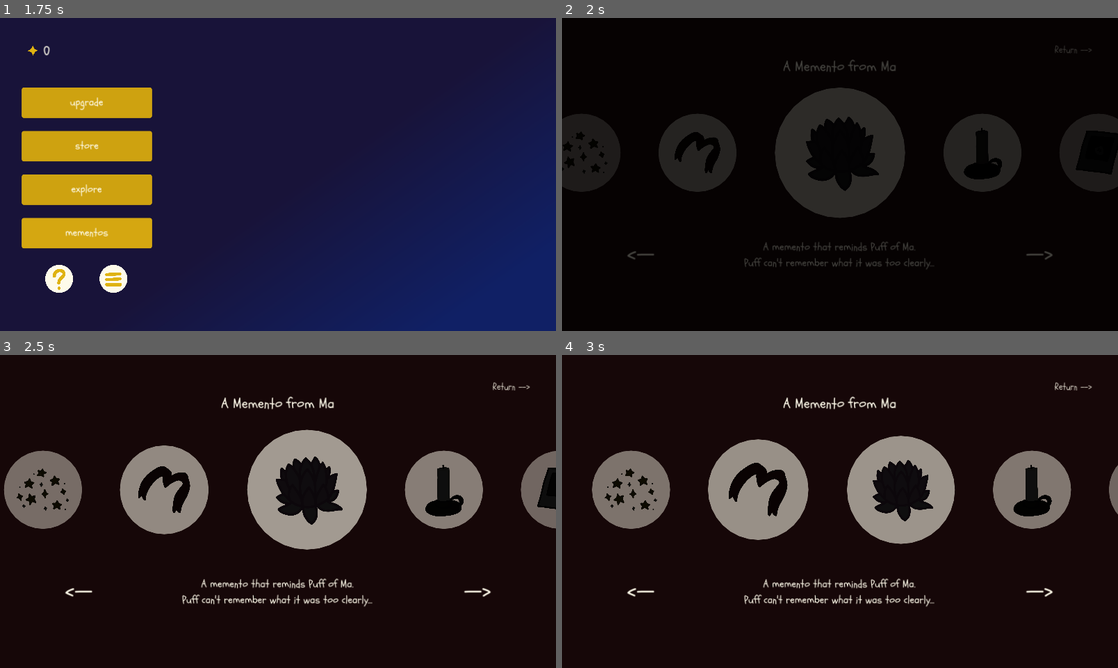
Above: before the commit, frames 1-4 (two rows, left to right).
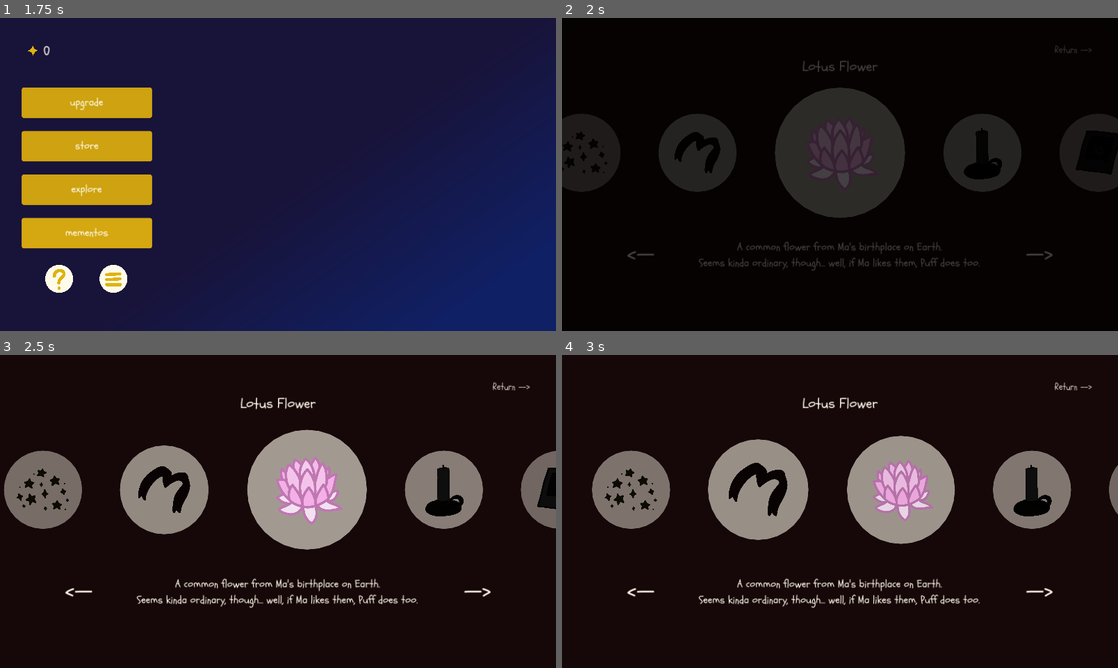
Above: after the commit, the same moments.

Repository: solicht88/I-am-a-Fluff
Game: Godot game, scene res://scenes/title/title_screen.tscn
The game is run twice, just before and just after one commit, with the same random seed, the same clock (stepped at 60 frames per second) and the same inputs.
Inputs (mouse positions are in pixels of both pictures, inside the frame that each line leads up to):
- Up to frame 1 (1.75 s): click "New Game" at 0.5 s; click "mementos" at 1.25 s
- Up to frame 2 (2 s): no input
- Up to frame 3 (2.5 s): click "<—" at 2 s
- Up to frame 4 (3 s): move the mouse to (962, 495) at 2.77 s; press the mouse at (962, 495) at 2.78 s

Frame 1 is identical in both runs. In frame 2, 2.9% of the frame differs, in the area x 24-76%, y 13-81%; in frame 3, 3.4%; in frame 4, 3.1%.

Commit message:
added telescope & buyable mementos to shop, owned mementos in ui appear darker when closer to screen edge, some code clean up

Diff:
--- a/scenes/mementos/mem_interface.tscn
+++ b/scenes/mementos/mem_interface.tscn
@@ -111,7 +111,7 @@
 theme_override_styles/panel = SubResource("StyleBoxFlat_l7gag")
 
 [node name="TextureRect" type="TextureRect" parent="candle"]
-self_modulate = Color(0.0584206, 0.0584206, 0.0584206, 1)
+self_modulate = Color(0.0588235, 0.0588235, 0.0588235, 1)
 layout_mode = 0
 offset_right = 40.0
 offset_bottom = 40.0
--- a/scripts/global/save.gd
+++ b/scripts/global/save.gd
@@ -5,7 +5,6 @@
 
 var star1 = preload("res://scenes/characters/star_1.tscn")
 
-# TODO: add required mementos to inventory
 var save_data: Dictionary = {
 	"counter": 0, # count number of stars
 	"stars": [], # keep track of spawned stars coordinates
@@ -17,16 +16,24 @@
 		"fuel": 0,
 		"compass": 0,
 		"jelly": 0,
-		"flower": 0
+		"telescope": 0,
+		"flower": 0,
+		"dust": 0,
+		"ribbon": 0,
+		"lotus": 1,
+		"candle": 0,
+		"photo": 0
 		}, # dictionary to store shop items
-	"mementos": {
-		"dust": false,
-		"ribbon": false,
-		"lotus": false,
-		"candle": false,
-		"photo": false
-	}
 }
+
+'''
+"mementos": {
+	"dust": false,
+	"ribbon": false,
+	"lotus": false,
+	"candle": false,
+	"photo": false
+}'''
 
 func save_game():
 	pass
--- a/scripts/global/text_data.gd
+++ b/scripts/global/text_data.gd
@@ -2,14 +2,13 @@
 
 # load item images
 var fuel_img = preload("res://img/items/fuel_stone.png")
-var telescope_img
+var telescope_img = preload("res://img/items/telescope.png")
 var compass_img = preload("res://img/items/compass.png")
 var jelly_img = preload("res://img/items/orange_jelly.png")
 var flower_img = preload("res://img/items/moon_flower.png")
-var lotus_img
-var candle_img
-var photo_img
-# TODO: add new item images to preload
+var lotus_img = preload("res://img/mementos/lotus.png")
+var candle_img = preload("res://img/mementos/candle.png")
+var photo_img = preload("res://img/mementos/polaroid.png")
 
 # upgrades
 var gaze_upg = ["5.0s --> 4.6s", "4.6s --> 4.2s", "4.2s --> 3.8s", "3.8s --> 3.4s", "3.4s --> 3.0s", "3.0s"]
@@ -26,6 +25,7 @@
 	"fuel": 10,
 	"compass": 50,
 	"jelly": 15,
+	"telescope": 160,
 	"flower": 100,
 	"lotus": 80,
 	"candle": 150,
@@ -36,7 +36,7 @@
 # format: [image, name, price, description]
 var item_data: Dictionary = {
 	"fuel": [fuel_img, "Fuel Stone", str(item_cost["fuel"]) + " Stars\n", "Keeps Puff warm during explorations through the Milky Way"],
-	"telescope": [],
+	"telescope": [telescope_img, "Telescope", str(item_cost["telescope"]) + " Stars\n", "It's a bit expensive, but Puff can spot more stars with this!"],
 	"compass": [compass_img, "Compass", str(item_cost["compass"]) + " Stars\n", "Helps Puff to navigate where to go when exploring"],
 	"jelly": [jelly_img, "Orange Jelly", str(item_cost["jelly"]) + " Stars\n", "Puff's favorite snack! Keeps her from going hungry while exploring"],
 	"flower": [flower_img, "Moon Flower", str(item_cost["flower"]) + " Stars\n", "A peculiar flower. Hmm, Puff thinks Ma will like it!"],
@@ -49,6 +49,7 @@
 	"fuel": 3,
 	"compass": 1,
 	"jelly": 2,
+	"telescope": 1,
 	"flower": 1,
 	"lotus": 1,
 	"candle": 1,
--- a/scripts/mementos/mem_interface.gd
+++ b/scripts/mementos/mem_interface.gd
@@ -44,6 +44,14 @@
 	Color8(255, 255, 255, 100)
 ]
 
+var child_mods_c = [
+	Color8(150, 150, 150, 255),
+	Color8(200, 200, 200, 255),
+	Color8(255, 255, 255, 255),
+	Color8(200, 200, 200, 255),
+	Color8(150, 150, 150, 255)
+]
+
 var save = Save.save_data
 var mem_data = TextData.mem_data
 
@@ -59,18 +67,27 @@
 		btn.set_default_cursor_shape(Control.CURSOR_POINTING_HAND)
 
 func _update_mem_display(cur_mem):
-	if not save.mementos[cur_mem]:
+	if not save.inventory[cur_mem]:
 		cur_mem = "unknown"
 		#pass
 	mem_name.text = mem_data[cur_mem][0]
 	mem_desc.text = mem_data[cur_mem][1]
 
+func _update_mem_mods(panels):
+	for i in range(len(panels)):
+		var mem = panels[i]
+		if save.inventory[mem.name]:
+			mem.get_child(0).self_modulate = child_mods_c[i]
+
 
 # Called when the node enters the scene tree for the first time.
 func _ready():
 	await ready
 	_update_mem_display(panels[2].name)
+	_update_mem_mods(panels)
 	Global.fade_out()
+	#print(child_mods_c[1])
+	# TODO: update self-modulate of mementos if owned
 
 
 # Called every frame. 'delta' is the elapsed time since the previous frame.
@@ -92,13 +109,20 @@
 	for i in range(267/2):
 		for panel in range(len(panels)):
 			var cur_panel = panels[panel]
+			var panel_img = cur_panel.get_child(0)
+
 			cur_panel.position.x += 2
 			cur_panel.self_modulate.a += (mods_a[(panel+1) % 5] - mods_a[panel]) / 255.0 / 133.0
+
+			if save.inventory[cur_panel.name]:
+				panel_img.self_modulate.r += (child_mods_c[(panel+1) % 5].r8 - child_mods_c[panel].r8) / 255.0 / 133.0
+				panel_img.self_modulate.g += (child_mods_c[(panel+1) % 5].g8 - child_mods_c[panel].g8) / 255.0 / 133.0
+				panel_img.self_modulate.b += (child_mods_c[(panel+1) % 5].b8 - child_mods_c[panel].b8) / 255.0 / 133.0
 
 			if panel == 2:
 				# make previous center circle smaller
 				cur_panel.size -= adj_size
-				cur_panel.get_child(0).scale -= adj_scale
+				panel_img.scale -= adj_scale
 				# gradually adjust position values
 				cur_panel.position.x += 388.0/133.0 - 2
 				cur_panel.position.y += adj_y
@@ -106,7 +130,7 @@
 			if panel == 1:
 				# make oncoming center circle larger
 				cur_panel.size += adj_size
-				cur_panel.get_child(0).scale += adj_scale
+				panel_img.scale += adj_scale
 				# gradually adjut y value
 				cur_panel.position.y -= adj_y
 
@@ -124,15 +148,21 @@
 
 	# correct position & size & scale of circles at end of animation
 	for i in range(len(panels)):
-		panels[i].position = positions[i]
-		panels[i].self_modulate = mods_c[i]
+		var cur_panel = panels[i]
+		var panel_img = cur_panel.get_child(0)
+
+		cur_panel.position = positions[i]
+		cur_panel.self_modulate = mods_c[i]
+
+		if save.inventory[cur_panel.name]:
+			panel_img.self_modulate = child_mods_c[i]
 
 		if i == 2:
-			panels[i].size = large_size
-			panels[i].get_child(0).scale = large_img_scale
+			cur_panel.size = large_size
+			panel_img.scale = large_img_scale
 		else:
-			panels[i].size = small_size
-			panels[i].get_child(0).scale = small_img_scale
+			cur_panel.size = small_size
+			panel_img.scale = small_img_scale
 
 	_update_mem_display(panels[2].name)
 
@@ -157,20 +187,31 @@
 	for i in range(267/2):
 		for panel in range(len(panels)):
 			var cur_panel = panels[panel]
+			var panel_img = cur_panel.get_child(0)
+
 			cur_panel.position.x -= 2
 			cur_panel.self_modulate.a += (mods_a[(panel-1) % 5] - mods_a[panel]) / 255.0 / 133.0
+
+			if save.inventory[cur_panel.name]:
+				panel_img.self_modulate.r += (child_mods_c[(panel-1) % 5].r8 - child_mods_c[panel].r8) / 255.0 / 133.0
+				panel_img.self_modulate.g += (child_mods_c[(panel-1) % 5].g8 - child_mods_c[panel].g8) / 255.0 / 133.0
+				panel_img.self_modulate.b += (child_mods_c[(panel-1) % 5].b8 - child_mods_c[panel].b8) / 255.0 / 133.0
+
+			if panel == 2:
+				#print(panel_img.self_modulate)
+				pass
 
 			if panel == 2:
 				# make previous center circle smaller
 				cur_panel.size -= adj_size
-				cur_panel.get_child(0).scale -= adj_scale
+				panel_img.scale -= adj_scale
 				# gradually adjust y value
 				cur_panel.position.y += adj_y
 
 			if panel == 3:
 				# make oncoming center circle larger
 				cur_panel.size += adj_size
-				cur_panel.get_child(0).scale += adj_scale
+				panel_img.scale += adj_scale
 				# gradually adjust position values
 				cur_panel.position.x -= 388.0/133.0 - 2 # (878-490)/133 - 2 = ~0.92
 				cur_panel.position.y -= adj_y
@@ -187,15 +228,21 @@
 
 	# correct position & size & scale of circles at end of animation
 	for i in range(len(panels)):
-		panels[i].position = positions[i]
-		panels[i].self_modulate = mods_c[i]
+		var cur_panel = panels[i]
+		var panel_img = cur_panel.get_child(0)
+
+		cur_panel.position = positions[i]
+		cur_panel.self_modulate = mods_c[i]
+
+		if save.inventory[cur_panel.name]:
+			panel_img.self_modulate = child_mods_c[i]
 
 		if i == 2:
 			panels[i].size = large_size
-			panels[i].get_child(0).scale = large_img_scale
+			panel_img.scale = large_img_scale
 		else:
 			panels[i].size = small_size
-			panels[i].get_child(0).scale = small_img_scale
+			panel_img.scale = small_img_scale
 
 	''' old animation code
 	var next_focus = panels[2]
--- a/scripts/store/shop_interface.gd
+++ b/scripts/store/shop_interface.gd
@@ -33,6 +33,7 @@
 	'''
 
 	counter_label.text = str(save.counter)
+	$store/memento/Label.text = TextData.item_data[cur_mem][1]
 
 # Called every frame. 'delta' is the elapsed time since the previous frame.
 func _process(_delta):
